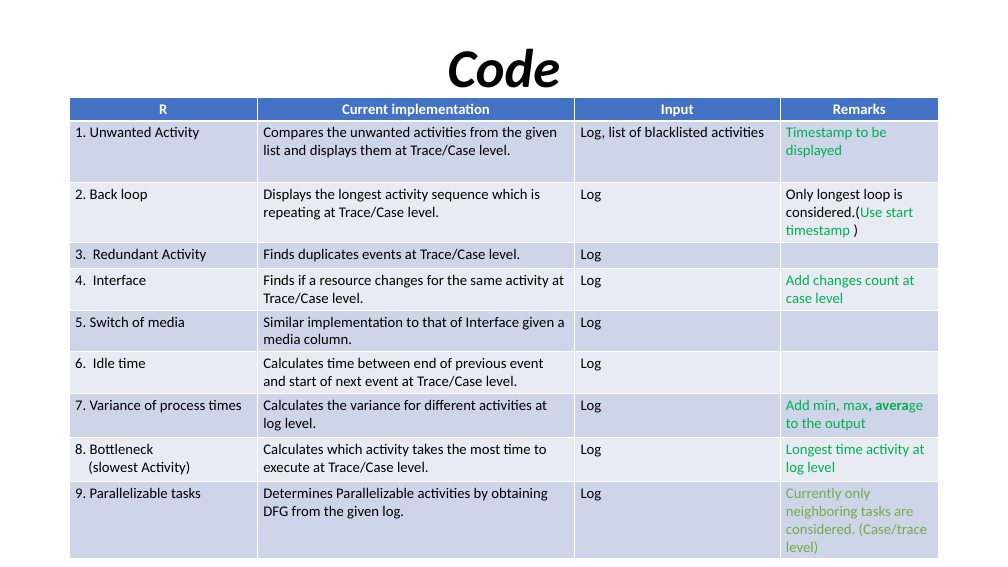
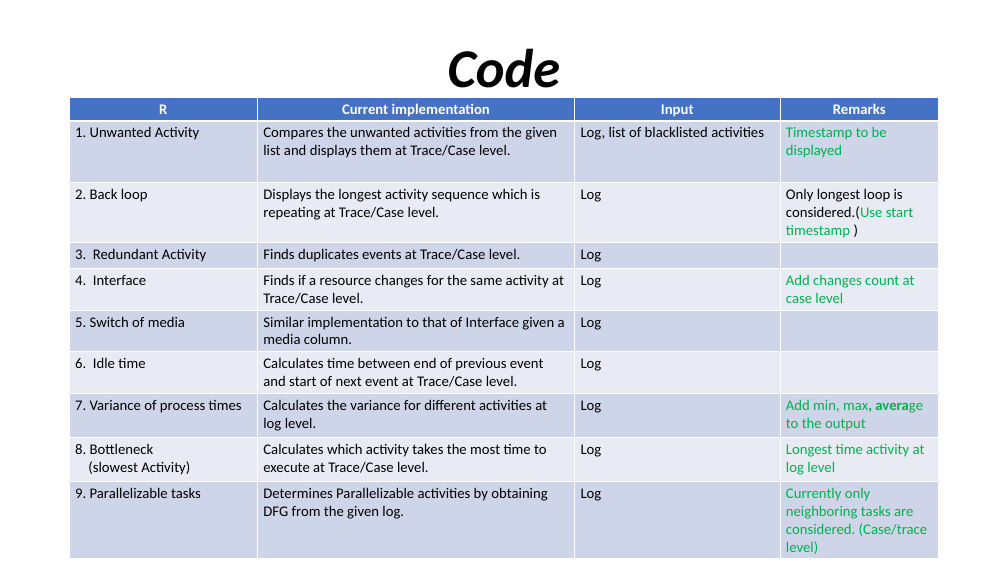
Before and after one commit to deepak-sateesh/processmining, a slide deck: slide 2 of Presentations/Presentation8.pptx. Drawn at 1008x567 pixels with LibreOffice and Linux fonts; fonts in the diff are those of the drawing. Boxes give left, top, right and bottom in pixels: in the first picture for what was removed or moved away, otherwise in the second. Text is boxed around its words. In the diff, an @@ line names an element or a change of style, - is before the commit and + after.

```diff
--- a/Presentations/Presentation8.pptx
+++ b/Presentations/Presentation8.pptx
@@ table at box(69, 97, 939, 558) @@
@@ text colour #70AD47 to #00B050 in "Currently only neighboring tasks are considered. (Case/trace ..." @@
```
Also in this commit, not shown: 3 other slides changed, 1 slide added, 3 other files.
